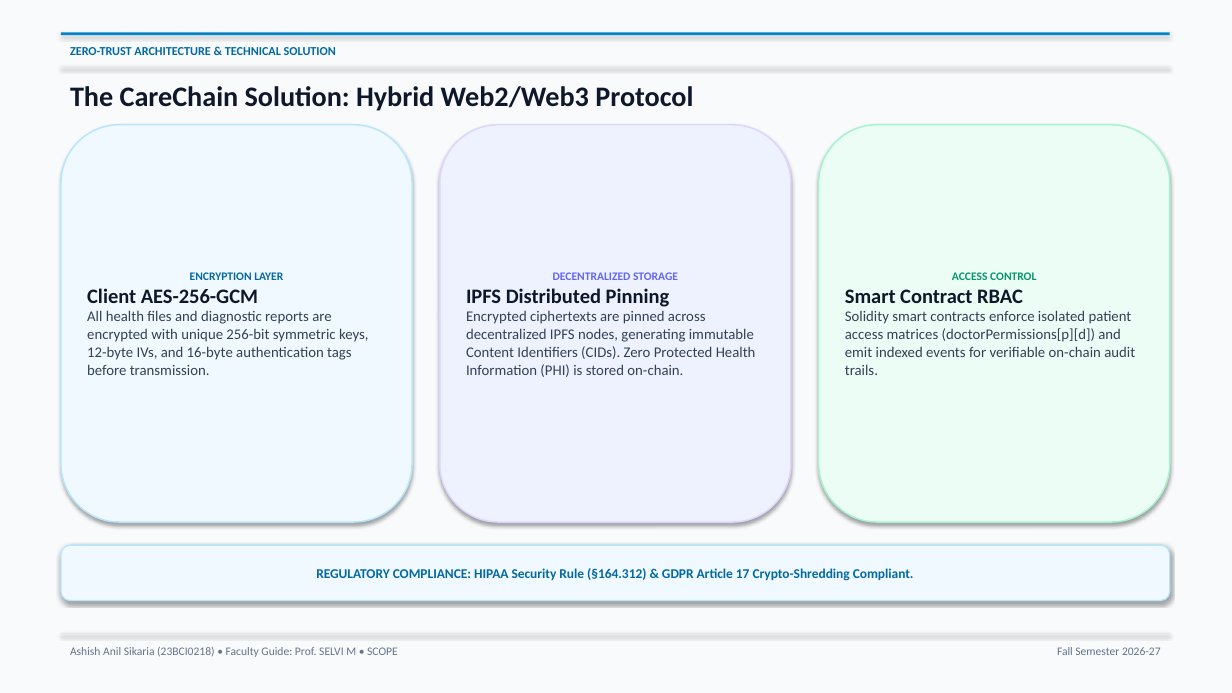
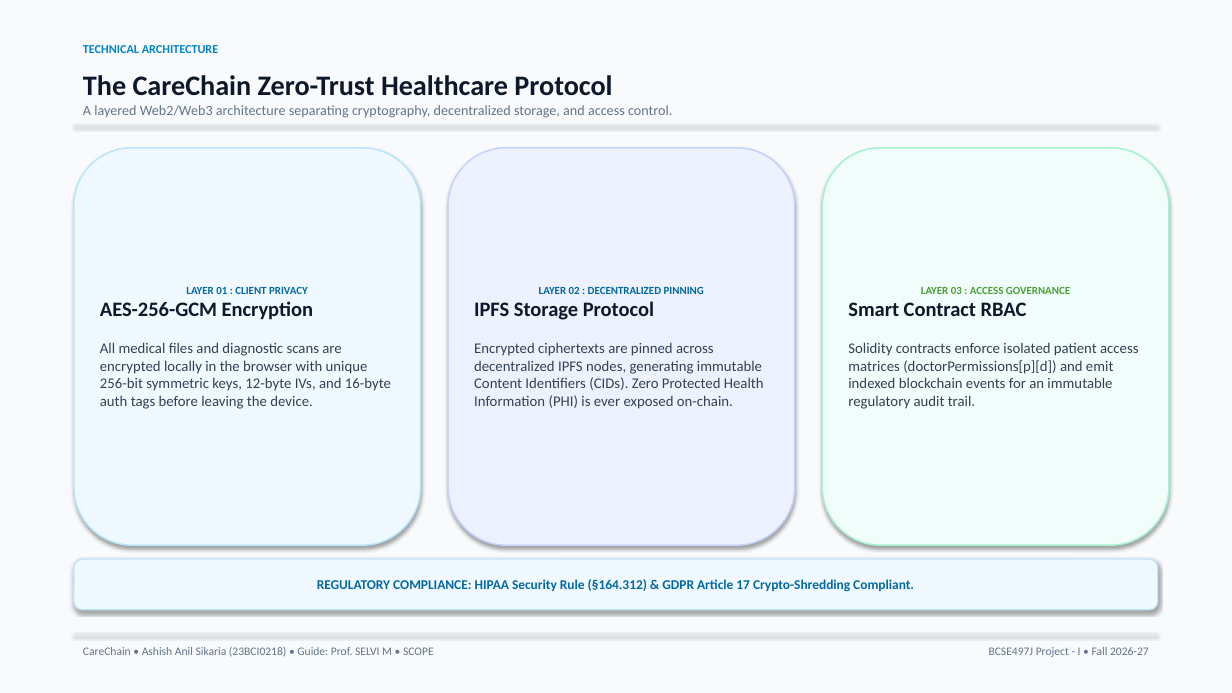
Before and after one commit to ashishanilsikaria/CareChain, a slide deck: slide 4 of docs/presentation/CareChain_Presentation.pptx. Drawn at 1232x693 pixels with LibreOffice and Linux fonts; fonts in the diff are those of the drawing. Boxes give left, top, right and bottom in pixels: in the first picture for what was removed or moved away, otherwise in the second. Text is boxed around its words. In the diff, an @@ line names an element or a change of style, - is before the commit and + after.

Commit message:
refactor(presentation): redesign deck to executive McKinsey/Apple healthtech standard with authentic UN SDG branding

```diff
--- a/docs/presentation/CareChain_Presentation.pptx
+++ b/docs/presentation/CareChain_Presentation.pptx
@@ text "TECHNICAL ARCHITECTURE": place and size @@
-text "TECHNICAL ARCHITECTURE" at box(61, 32, 1170, 35)
+text "TECHNICAL ARCHITECTURE" at box(83, 45, 218, 53)
@@ text "TECHNICAL ARCHITECTURE" at box(83, 45, 218, 53): fill #0284C7 to none; shadow off @@
@@ text at box(83, 45, 218, 53): text added @@
+TECHNICAL ARCHITECTURE
@@ text removed at box(70, 86, 693, 111) @@
-The CareChain Solution: Hybrid Web2/Web3 Protocol
@@ text at box(83, 75, 672, 118): text changed; size 9.5 to 11 pt; text colour #0369A1 to #64748B; bold off @@
-ZERO-TRUST ARCHITECTURE & TECHNICAL SOLUTION
+The CareChain Zero-Trust Healthcare Protocol
+A layered Web2/Web3 architecture separating cryptography, decentralized storage, and access control.
@@ rectangle: place and size @@
-rectangle at box(61, 67, 1170, 67)
+rectangle at box(74, 125, 1158, 126)
@@ rounded rectangle "LAYER 01 : CLIENT PRIVACY": place and size @@
-rounded rectangle "LAYER 01 : CLIENT PRIVACY" at box(61, 125, 412, 522)
+rounded rectangle "LAYER 01 : CLIENT PRIVACY" at box(74, 148, 421, 545)
@@ rounded rectangle "LAYER 02 : DECENTRALIZED PINNING": place and size @@
-rounded rectangle "LAYER 02 : DECENTRALIZED PINNING" at box(440, 125, 791, 522)
+rounded rectangle "LAYER 02 : DECENTRALIZED PINNING" at box(448, 148, 795, 545)
@@ rounded rectangle "LAYER 02 : DECENTRALIZED PINNING" at box(448, 148, 795, 545): outline #DDD6FE 1.2 pt to #C7D2FE 1.2 pt @@
@@ rounded rectangle "LAYER 03 : ACCESS GOVERNANCE": place and size @@
-rounded rectangle "LAYER 03 : ACCESS GOVERNANCE" at box(819, 125, 1170, 522)
+rounded rectangle "LAYER 03 : ACCESS GOVERNANCE" at box(823, 148, 1169, 545)
@@ rounded rectangle "LAYER 03 : ACCESS GOVERNANCE" at box(823, 148, 1169, 545): fill #ECFDF5 to #F0FDFA @@
@@ text in rounded rectangle at box(100, 287, 391, 409): text changed @@
-ENCRYPTION LAYER
-Client AES-256-GCM
-All health files and diagnostic reports are encrypted with unique 256-bit symmetric keys, 12-byte IVs, and 16-byte authentication tags before transmission.
+LAYER 01 : CLIENT PRIVACY
+AES-256-GCM Encryption
+All medical files and diagnostic scans are encrypted locally in the browser with unique 256-bit symmetric keys, 12-byte IVs, and 16-byte auth tags before leaving the device.
@@ text in rounded rectangle at box(474, 287, 764, 409): text changed @@
-DECENTRALIZED STORAGE
-IPFS Distributed Pinning
-Encrypted ciphertexts are pinned across decentralized IPFS nodes, generating immutable Content Identifiers (CIDs). Zero Protected Health Information (PHI) is stored on-chain.
+LAYER 02 : DECENTRALIZED PINNING
+IPFS Storage Protocol
+Encrypted ciphertexts are pinned across decentralized IPFS nodes, generating immutable Content Identifiers (CIDs). Zero Protected Health Information (PHI) is ever exposed on-chain.
@@ text in rounded rectangle at box(921, 287, 1070, 294): text changed; size 9 to 8.5 pt; text colour #059669 to #4C9F38 @@
-ACCESS CONTROL
+LAYER 03 : ACCESS GOVERNANCE
@@ text in rounded rectangle at box(848, 342, 1138, 409): text changed @@
-Solidity smart contracts enforce isolated patient access matrices (doctorPermissions[p][d]) and emit indexed events for verifiable on-chain audit trails.
+Solidity contracts enforce isolated patient access matrices (doctorPermissions[p][d]) and emit indexed blockchain events for an immutable regulatory audit trail.
@@ rounded rectangle "REGULATORY COMPLIANCE: HIPAA Security Rule ...": place and size @@
-rounded rectangle "REGULATORY COMPLIANCE: HIPAA Security Rule ..." at box(61, 545, 1170, 601)
+rounded rectangle "REGULATORY COMPLIANCE: HIPAA Security Rule ..." at box(74, 559, 1158, 610)
@@ rectangle: place and size @@
-rectangle at box(61, 633, 1170, 634)
+rectangle at box(74, 633, 1158, 634)
@@ text at box(83, 647, 434, 657): text changed @@
-Ashish Anil Sikaria (23BCI0218) • Faculty Guide: Prof. SELVI M • SCOPE
+CareChain • Ashish Anil Sikaria (23BCI0218) • Guide: Prof. SELVI M • SCOPE
@@ text at box(989, 647, 1149, 657): text changed @@
-Fall Semester 2026-27
+BCSE497J Project - I • Fall 2026-27
```
Also in this commit, not shown: 9 other slides changed, 2 other files.
